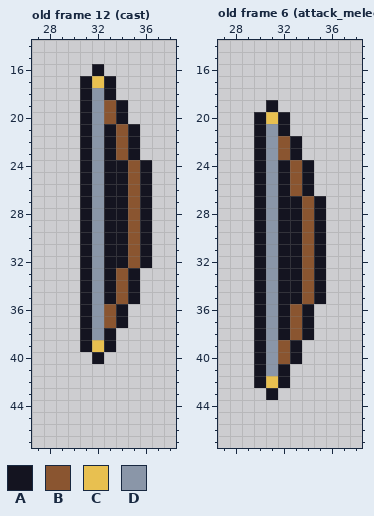
Pixel-art file -- art/sprites/combate/armas/arco.aseprite. Above: the version before the commit.
48x48 pixels, 19 frames. Shown: old frame 12 (cast): x 27..38, y 14..47; old frame 6 (attack_melee): x 27..38, y 14..47. The commit also changed other frames, which this record leaves out.
Palette (. is transparent): A #141420  B #8a5530  C #e8c050  D #8a96a8
Pixels before, old frame 12 (cast), first column x 31:
16 .A....
17 ACA...
18 ADA...
19 ADBA..
20 ADBA..
21 ADABA.
22 ADABA.
23 ADABA.
24 ADAABA
25 ADAABA
26 ADAABA
27 ADAABA
28 ADAABA
29 ADAABA
30 ADAABA
31 ADAABA
32 ADAABA
33 ADABA.
34 ADABA.
35 ADABA.
36 ADBA..
37 ADBA..
38 ADA...
39 ACA...
40 .A....
Pixels before, old frame 6 (attack_melee), first column x 30:
19 .A....
20 ACA...
21 ADA...
22 ADBA..
23 ADBA..
24 ADABA.
25 ADABA.
26 ADABA.
27 ADAABA
28 ADAABA
29 ADAABA
30 ADAABA
31 ADAABA
32 ADAABA
33 ADAABA
34 ADAABA
35 ADAABA
36 ADABA.
37 ADABA.
38 ADABA.
39 ADBA..
40 ADBA..
41 ADA...
42 ACA...
43 .A....
And afterwards:
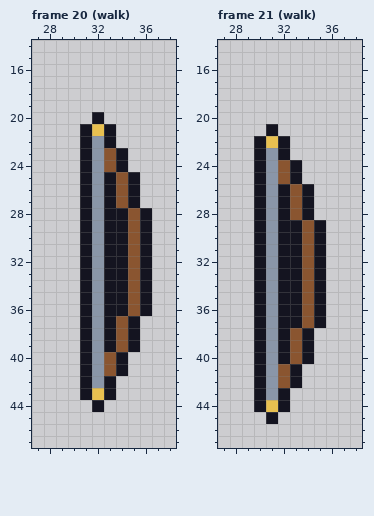
A new or re-ordered frame is compared with the old frame closest to it.
Changes in this commit:
{"change": "frames 19 -> 23"}
{"where": "frame 20 (walk) is new; against old frame 12 (cast)"}
{"frame":20,"y":16,"x":32,"old":"A","new":"."}
{"frame":20,"y":17,"x":31,"old":"ACA","new":"..."}
{"frame":20,"y":18,"x":31,"old":"ADA","new":"..."}
{"frame":20,"y":19,"x":31,"old":"ADBA","new":"...."}
{"frame":20,"y":20,"x":31,"old":"ADBA","new":".A.."}
{"frame":20,"y":21,"x":32,"old":"D","new":"C"}
{"frame":20,"y":21,"x":34,"old":"BA","new":".."}
{"frame":20,"y":22,"x":34,"old":"BA","new":".."}
{"frame":20,"y":23,"x":33,"old":"ABA","new":"BA."}
{"frame":20,"y":24,"x":33,"old":"A","new":"B"}
{"frame":20,"y":24,"x":35,"old":"BA","new":".."}
{"frame":20,"y":25,"x":34,"old":"ABA","new":"BA."}
{"frame":20,"y":26,"x":34,"old":"ABA","new":"BA."}
{"frame":20,"y":27,"x":34,"old":"ABA","new":"BA."}
{"frame":20,"y":33,"x":34,"old":"BA.","new":"ABA"}
{"frame":20,"y":34,"x":34,"old":"BA.","new":"ABA"}
{"frame":20,"y":35,"x":34,"old":"BA.","new":"ABA"}
{"frame":20,"y":36,"x":33,"old":"B","new":"A"}
{"frame":20,"y":36,"x":35,"old":"..","new":"BA"}
{"frame":20,"y":37,"x":33,"old":"BA.","new":"ABA"}
{"frame":20,"y":38,"x":34,"old":"..","new":"BA"}
{"frame":20,"y":39,"x":32,"old":"C","new":"D"}
{"frame":20,"y":39,"x":34,"old":"..","new":"BA"}
{"frame":20,"y":40,"x":31,"old":".A..","new":"ADBA"}
{"frame":20,"y":41,"x":31,"old":"....","new":"ADBA"}
{"frame":20,"y":42,"x":31,"old":"...","new":"ADA"}
{"frame":20,"y":43,"x":31,"old":"...","new":"ACA"}
{"frame":20,"y":44,"x":32,"old":".","new":"A"}
{"where": "frame 21 (walk) is new; against old frame 6 (attack_melee)"}
{"frame":21,"y":19,"x":31,"old":"A","new":"."}
{"frame":21,"y":20,"x":30,"old":"ACA","new":"..."}
{"frame":21,"y":21,"x":30,"old":"ADA","new":".A."}
{"frame":21,"y":22,"x":31,"old":"DBA","new":"CA."}
{"frame":21,"y":23,"x":32,"old":"BA","new":"A."}
{"frame":21,"y":24,"x":32,"old":"ABA","new":"BA."}
{"frame":21,"y":25,"x":32,"old":"ABA","new":"BA."}
{"frame":21,"y":27,"x":33,"old":"ABA","new":"BA."}
{"frame":21,"y":28,"x":33,"old":"ABA","new":"BA."}
{"frame":21,"y":36,"x":33,"old":"BA.","new":"ABA"}
{"frame":21,"y":37,"x":33,"old":"BA.","new":"ABA"}
{"frame":21,"y":39,"x":32,"old":"BA.","new":"ABA"}
{"frame":21,"y":40,"x":32,"old":"BA.","new":"ABA"}
{"frame":21,"y":41,"x":32,"old":"A.","new":"BA"}
{"frame":21,"y":42,"x":31,"old":"CA.","new":"DBA"}
{"frame":21,"y":43,"x":30,"old":".A.","new":"ADA"}
{"frame":21,"y":44,"x":30,"old":"...","new":"ACA"}
{"frame":21,"y":45,"x":31,"old":".","new":"A"}
{"label":"changed","picture_box":[80,64,152,208]}
{"label":"changed","picture_box":[80,268,152,412]}
{"label":"changed","picture_box":[254,100,326,220]}
{"label":"changed","picture_box":[254,304,326,424]}
